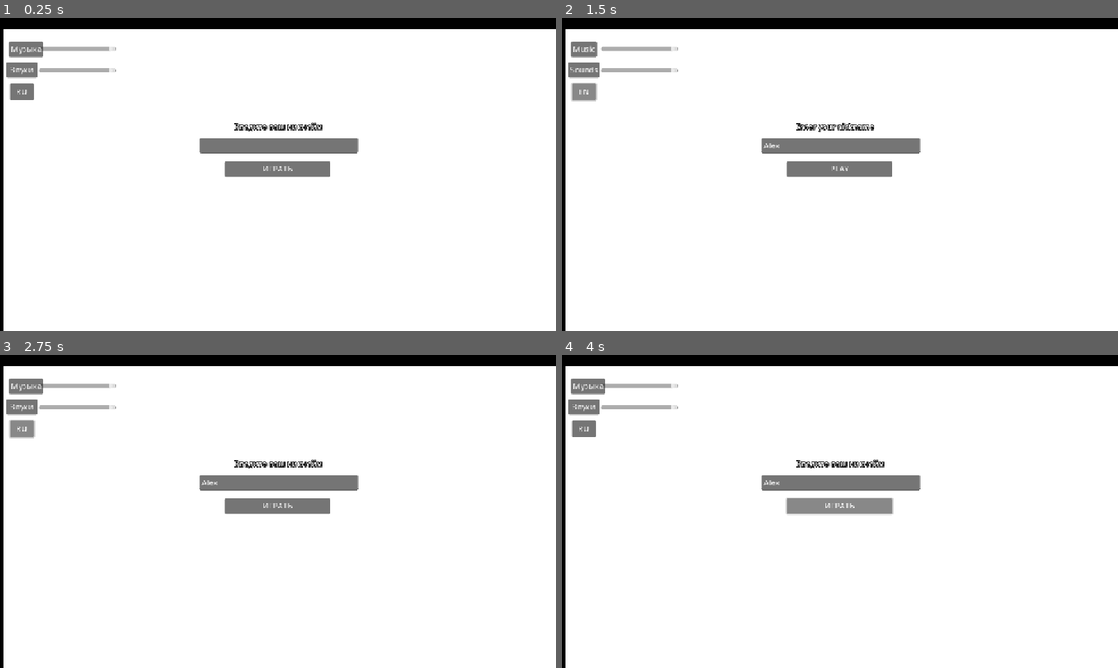
Above: before the commit, frames 1-4 (two rows, left to right).
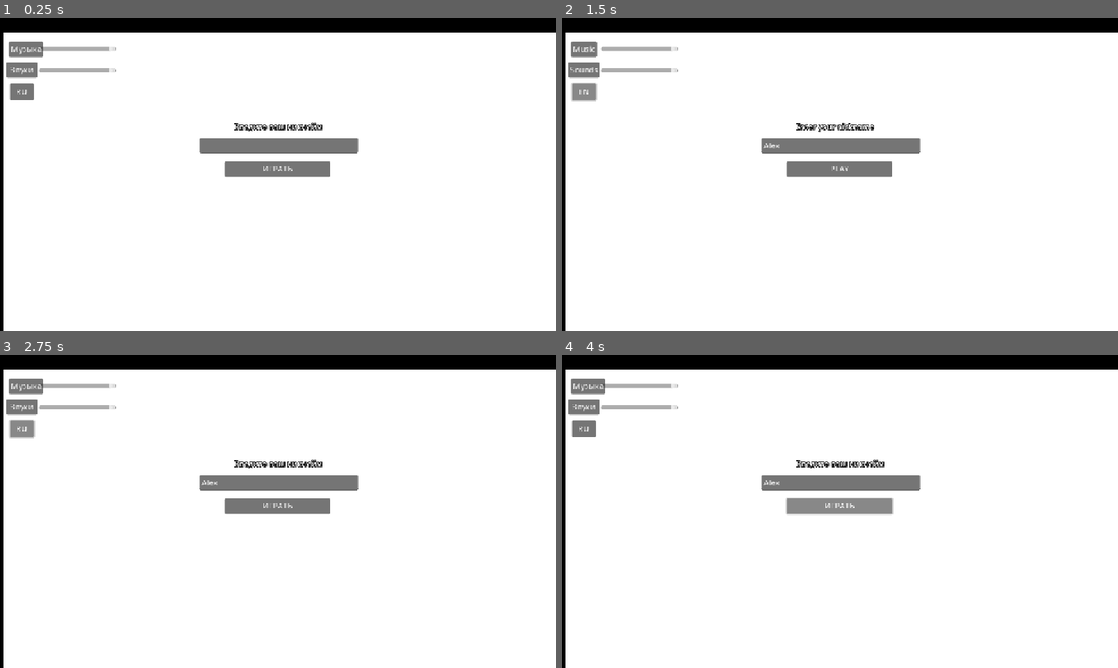
Above: after the commit, the same moments.

Repository: PeVANoD/Development-Management
Game: Godot game, scene res://project/scenes/menu/main_menu.tscn
Two runs of this game, one before a commit and one after it. Both use one fixed random seed, a clock stepped at 60 frames per second and the inputs below. Sound files missing from this copy of the repository are replaced by a short silence.
Inputs (mouse positions are in pixels of both pictures, inside the frame that each line leads up to):
- Up to frame 1 (0.25 s): no input
- Up to frame 2 (1.5 s): click (840, 146) at 0.52 s; type "Alex" at 0.6 s; click "RU" at 1.25 s
- Up to frame 3 (2.75 s): click "EN" at 2 s
- Up to frame 4 (4 s): click "ИГРАТЬ" at 2.75 s; click "ИГРАТЬ" at 3.5 s

The runs differ from the first frame. In frame 1, 1.1% of the frame differs, in the area x 0-100%, y 3-5%; in frame 2, 1.1%; in frame 3, 1.1%; in frame 4, 1.1%.

Commit message:
Результаты сессии после конца матча
После смерти или победы игрока появляется панель с итогами его игры (ник, территория, размер)ю
После клика ЛКИ или ПКМ происходит переход в меню
Очень плохо визуально

Diff:
--- a/project/scenes/menu/main_menu.tscn
+++ b/project/scenes/menu/main_menu.tscn
@@ -8,6 +8,12 @@
 [sub_resource type="LabelSettings" id="LabelSettings_4wfjr"]
 outline_size = 5
 outline_color = Color(0, 0, 0, 1)
+
+[sub_resource type="CanvasItemMaterial" id="CanvasItemMaterial_wuwks"]
+
+[sub_resource type="LabelSettings" id="LabelSettings_a73ww"]
+font_color = Color(0.0166239, 0.00598695, 0.00105087, 1)
+outline_color = Color(0.0177324, 0.0177324, 0.0177324, 1)
 
 [node name="MainMenu" type="Node2D"]
 script = ExtResource("1_ala84")
@@ -19,9 +25,9 @@
 [node name="ColorRect" type="ColorRect" parent="CanvasLayer"]
 layout_mode = 0
 offset_left = 7.0
-offset_top = 22.0
+offset_top = 29.0
 offset_right = 1159.0
-offset_bottom = 667.0
+offset_bottom = 674.0
 
 [node name="Button_menu" type="VBoxContainer" parent="CanvasLayer"]
 layout_mode = 0
@@ -36,6 +42,7 @@
 icon_alignment = 1
 
 [node name="Label" type="Label" parent="CanvasLayer"]
+layout_mode = 0
 offset_left = 484.0
 offset_top = 213.0
 offset_right = 668.0
@@ -45,12 +52,14 @@
 label_settings = SubResource("LabelSettings_4wfjr")
 
 [node name="NicknameInput" type="LineEdit" parent="CanvasLayer"]
+layout_mode = 0
 offset_left = 413.0
 offset_top = 248.0
 offset_right = 741.0
 offset_bottom = 279.0
 
 [node name="MusicSlider" type="HSlider" parent="CanvasLayer"]
+layout_mode = 0
 offset_left = 80.0
 offset_top = 55.0
 offset_right = 240.0
@@ -59,6 +68,7 @@
 max_value = 0.0
 
 [node name="MusicButton" type="Button" parent="CanvasLayer"]
+layout_mode = 0
 offset_left = 18.0
 offset_top = 48.0
 offset_right = 72.0
@@ -66,6 +76,7 @@
 text = "Music"
 
 [node name="SoundSlider" type="HSlider" parent="CanvasLayer"]
+layout_mode = 0
 offset_left = 80.0
 offset_top = 100.0
 offset_right = 240.0
@@ -74,6 +85,7 @@
 max_value = 0.0
 
 [node name="SoundButton" type="Button" parent="CanvasLayer"]
+layout_mode = 0
 offset_left = 12.0
 offset_top = 91.0
 offset_right = 77.0
@@ -81,11 +93,38 @@
 text = "Sounds"
 
 [node name="LanguageButton" type="Button" parent="CanvasLayer"]
+layout_mode = 0
 offset_left = 20.0
 offset_top = 135.0
 offset_right = 70.0
 offset_bottom = 170.0
 text = "RU"
+
+[node name="PassSessionBox" type="VBoxContainer" parent="CanvasLayer"]
+visible = false
+modulate = Color(0.000113828, 0.000113828, 0.000113828, 1)
+self_modulate = Color(0, 0, 0, 1)
+material = SubResource("CanvasItemMaterial_wuwks")
+layout_mode = 0
+offset_left = 430.0
+offset_top = 349.0
+offset_right = 724.0
+offset_bottom = 490.0
+
+[node name="NicknameLabel" type="Label" parent="CanvasLayer/PassSessionBox"]
+layout_mode = 2
+text = "Nickname: "
+label_settings = SubResource("LabelSettings_a73ww")
+
+[node name="TerrainLabel" type="Label" parent="CanvasLayer/PassSessionBox"]
+layout_mode = 2
+text = "Terrain: "
+label_settings = SubResource("LabelSettings_a73ww")
+
+[node name="SizeLabel" type="Label" parent="CanvasLayer/PassSessionBox"]
+layout_mode = 2
+text = "Size: "
+label_settings = SubResource("LabelSettings_a73ww")
 
 [node name="MainMenuMusic" type="AudioStreamPlayer2D" parent="."]
 stream = ExtResource("2_0gow5")
--- a/project/scenes/ui.tscn
+++ b/project/scenes/ui.tscn
@@ -28,6 +28,27 @@
 border_color = Color(0, 0, 0, 0)
 border_blend = true
 
+[sub_resource type="CanvasItemMaterial" id="CanvasItemMaterial_sb116"]
+
+[sub_resource type="LabelSettings" id="LabelSettings_uyeg7"]
+font_color = Color(0.00184107, 0.00184107, 0.00184107, 1)
+outline_color = Color(0.0253638, 0.0253638, 0.0253638, 1)
+
+[sub_resource type="FontFile" id="FontFile_icniv"]
+cache/0/16/0/ascent = 0.0
+cache/0/16/0/descent = 0.0
+cache/0/16/0/underline_position = 0.0
+cache/0/16/0/underline_thickness = 0.0
+cache/0/16/0/scale = 1.0
+
+[sub_resource type="LabelSettings" id="LabelSettings_s5be5"]
+line_spacing = 6.0
+paragraph_spacing = 6.0
+font = SubResource("FontFile_icniv")
+font_color = Color(0, 0, 0, 1)
+outline_color = Color(0.935685, 0.767268, 0.754603, 1)
+shadow_color = Color(1, 1, 1, 0)
+
 [node name="UI" type="Control"]
 layout_mode = 3
 anchors_preset = 15
@@ -956,3 +977,33 @@
 text = "20"
 horizontal_alignment = 1
 vertical_alignment = 1
+
+[node name="PassSessionBox" type="VBoxContainer" parent="CanvasLayer/uiNode"]
+visible = false
+modulate = Color(0.000113828, 0.000113828, 0.000113828, 1)
+self_modulate = Color(0, 0, 0, 1)
+material = SubResource("CanvasItemMaterial_sb116")
+offset_left = 405.0
+offset_top = 244.0
+offset_right = 699.0
+offset_bottom = 385.0
+
+[node name="EndResLabel" type="Label" parent="CanvasLayer/uiNode/PassSessionBox"]
+layout_mode = 2
+label_settings = SubResource("LabelSettings_uyeg7")
+
+[node name="NicknameLabel" type="Label" parent="CanvasLayer/uiNode/PassSessionBox"]
+layout_mode = 2
+text = "Nickname: "
+label_settings = SubResource("LabelSettings_s5be5")
+justification_flags = 162
+
+[node name="TerrainLabel" type="Label" parent="CanvasLayer/uiNode/PassSessionBox"]
+layout_mode = 2
+text = "Terrain: "
+label_settings = SubResource("LabelSettings_s5be5")
+
+[node name="SizeLabel" type="Label" parent="CanvasLayer/uiNode/PassSessionBox"]
+layout_mode = 2
+text = "Size: "
+label_settings = SubResource("LabelSettings_s5be5")
--- a/project/scripts/G.gd
+++ b/project/scripts/G.gd
@@ -3,5 +3,9 @@
 var tera
 
 var nickname = "Player 1"
+var terrain
+var size
 
 var alive = true
+var result_is_win = false
+var language = "ru"
--- a/project/scripts/map.gd
+++ b/project/scripts/map.gd
@@ -51,16 +51,20 @@
 func check_game():
 	if !G.alive:
 		print("Loooooose...")
+		G.result_is_win = false
 		Engine.time_scale = 0.5
 		smooth_modulate_transition(change_view_node,Color8(0x45, 0x21, 0x12, 255), 0.2)
 		await get_tree().create_timer(1).timeout
-		get_tree().change_scene_to_file("res://project/scenes/menu/main_menu.tscn")
+		if Input.is_mouse_button_pressed(MOUSE_BUTTON_RIGHT) || Input.is_mouse_button_pressed(MOUSE_BUTTON_LEFT):
+			get_tree().change_scene_to_file("res://project/scenes/menu/main_menu.tscn")
 	elif $Snakes.get_child_count() < 2:
 		print("WIN!!!")
+		G.result_is_win = true
 		smooth_modulate_transition(change_view_node,Color8(0x00, 0x82, 0x31, 255), 0.5)
 		Engine.time_scale = 1.5
 		await get_tree().create_timer(2).timeout
-		get_tree().change_scene_to_file("res://project/scenes/menu/main_menu.tscn")
+		if Input.is_mouse_button_pressed(MOUSE_BUTTON_RIGHT) || Input.is_mouse_button_pressed(MOUSE_BUTTON_LEFT):
+			get_tree().change_scene_to_file("res://project/scenes/menu/main_menu.tscn")
 
 var turnAI = true
 func _physics_process(_delta):
--- a/project/scripts/menu/main_menu_script.gd
+++ b/project/scripts/menu/main_menu_script.gd
@@ -5,6 +5,11 @@
 var is_muted_sound = false
 var sound_level
 var music_level
+
+# Переменные для списка результатов
+#var nickname_res
+#var terrain_res
+#var size_res
 
 # Тексты для разных языков
 var language_texts = {
@@ -20,7 +25,10 @@
 		"language": "Язык",
 		"russian": "Русский",
 		"english": "English",
-		"nickname": "Введите ваш никнейм"
+		"nickname_enter": "Введите ваш никнейм",
+		"nickname_result": "Никнейм: ",
+		"terrain_result": "Территории захвачено: ",
+		"size_result": "Размер: "
 	},
 	"en": {
 		"play": "PLAY",
@@ -34,7 +42,10 @@
 		"language": "Language",
 		"russian": "Русский",
 		"english": "English",
-		"nickname": "Enter your nickname"
+		"nickname_enter": "Enter your nickname",
+		"nickname_result": "Nickname: ",
+		"terrain_result": "Terrain captured: ",
+		"size_result": "Size: "
 	}
 }
 
@@ -43,17 +54,21 @@
 func _ready():
 	# Применяем текущий язык
 	_apply_language()
-
+	#prev_session_results()
 	#print("Меню загружено")
 
 
 func _apply_language():
 	var texts = language_texts[current_language]
-	# Обновляем тексты кнопок
+	# Обновляем тексты меню
 	$CanvasLayer/Button_menu/Play.text = texts["play"]
 	$CanvasLayer/MusicButton.text = texts["music"]
 	$CanvasLayer/SoundButton.text = texts["sounds"]
-	$CanvasLayer/Label.text = texts["nickname"]
+	$CanvasLayer/Label.text = texts["nickname_enter"]
+	#nickname_res = texts["nickname_result"]
+	#terrain_res = texts["terrain_result"]
+	#size_res = texts["size_result"]
+	#prev_session_results() # нужно переписать текст в заголовках
 
 # Функция для воспроизведения звука кнопок
 func play_button_sound():
@@ -89,6 +104,14 @@
 	$TransitionSound.play()
 	await $TransitionSound.finished
 	$TransitionSound.queue_free()
+
+# Результаты предыдущей сессии
+#func prev_session_results():
+	#if G.alive == false:
+		#$CanvasLayer/PassSessionBox.visible = true
+		#$CanvasLayer/PassSessionBox/NicknameLabel.text = nickname_res + G.nickname
+		#$CanvasLayer/PassSessionBox/TerrainLabel.text = terrain_res + G.terrain
+		#$CanvasLayer/PassSessionBox/SizeLabel.text = size_res + G.size
 
 
 # Слайдер для музыки
@@ -134,8 +157,10 @@
 	play_button_sound()
 	if current_language == "ru":
 		current_language = "en"
+		G.language = "en"
 		$CanvasLayer/LanguageButton.text = "EN"
 	else:
 		current_language = "ru"
+		G.language = "ru"
 		$CanvasLayer/LanguageButton.text = "RU"
 	_apply_language()
--- a/project/scripts/snake.gd
+++ b/project/scripts/snake.gd
@@ -243,6 +243,7 @@
 	territory_capture.clear_territory(snakeNum)
 	if !ai_control:
 		G.alive = false
+
 	self.queue_free()
 	map_node.clearSnake()
 
--- a/project/scripts/ui_node.gd
+++ b/project/scripts/ui_node.gd
@@ -1,4 +1,22 @@
 extends Control
+
+var language_texts = {
+	"ru" = {
+		"victory": "ПОБЕДА!",
+		"defeat": ":'(",
+		"nickname_result": "Никнейм: ",
+		"terrain_result": "Территории захвачено: ",
+		"size_result": "Размер: "
+	},
+	"en" = {
+		"victory": "VICTORY!",
+		"defeat": ":'(",
+		"nickname_result": "Nickname: ",
+		"terrain_result": "Terrain captured: ",
+		"size_result": "Size: "
+	}
+}
+
 var colors = [
 	"#FF0000",  # Красный
 	"#00FF00",  # Зеленый
@@ -33,6 +51,7 @@
 	setAliveSnakes()
 	sortTerrain()
 	sortSize()
+	sessionEnd()
 
 
 func setAliveSnakes():
@@ -79,3 +98,21 @@
 				node.get_node("Count").text = str(snake.length)
 				container.move_child(node, pos)
 				pos += 1
+
+# Передача инфы про настоящую сессию после смерти
+func sessionEnd() -> void:
+	var text = language_texts[G.language]
+	if !G.alive:
+		await get_tree().create_timer(1).timeout
+		$PassSessionBox.visible = true
+		$PassSessionBox/EndResLabel.text = text["defeat"]
+		$PassSessionBox/NicknameLabel.text = text["nickname_result"] + G.nickname
+		$PassSessionBox/TerrainLabel.text = text["terrain_result"] + $"Leaders/Terrain/VBoxContainer/1/Count".text
+		$PassSessionBox/SizeLabel.text = text["size_result"] + $"Leaders/Size/VBoxContainer/1/Count".text
+	elif G.result_is_win:
+		await get_tree().create_timer(2).timeout
+		$PassSessionBox.visible = true
+		$PassSessionBox/EndResLabel.text = text["victory"]
+		$PassSessionBox/NicknameLabel.text = text["nickname_result"] + G.nickname
+		$PassSessionBox/TerrainLabel.text = text["terrain_result"] + $"Leaders/Terrain/VBoxContainer/1/Count".text
+		$PassSessionBox/SizeLabel.text = text["size_result"] + $"Leaders/Size/VBoxContainer/1/Count".text
Not shown: 1 places in project/scenes/menu/main_menu.tscn that only renumber resources
Not shown: 1 places in project/scenes/menu/nickname_select.tscn that only renumber resources
Not shown: 1 places in project/scenes/ui.tscn that only renumber resources
